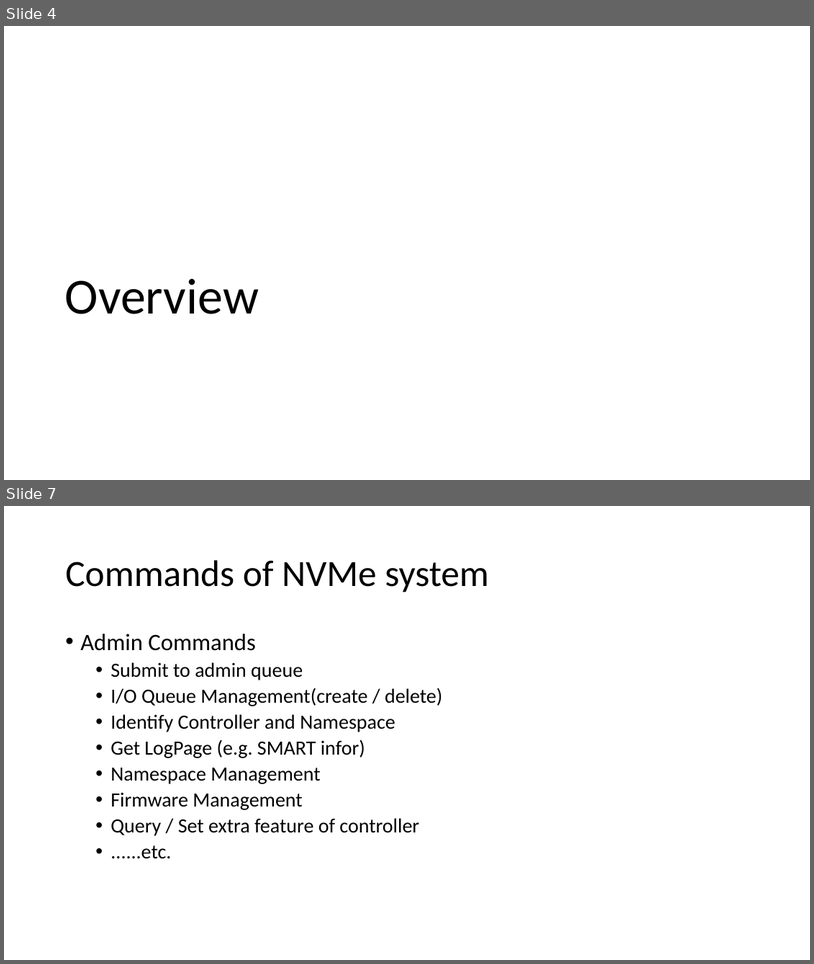
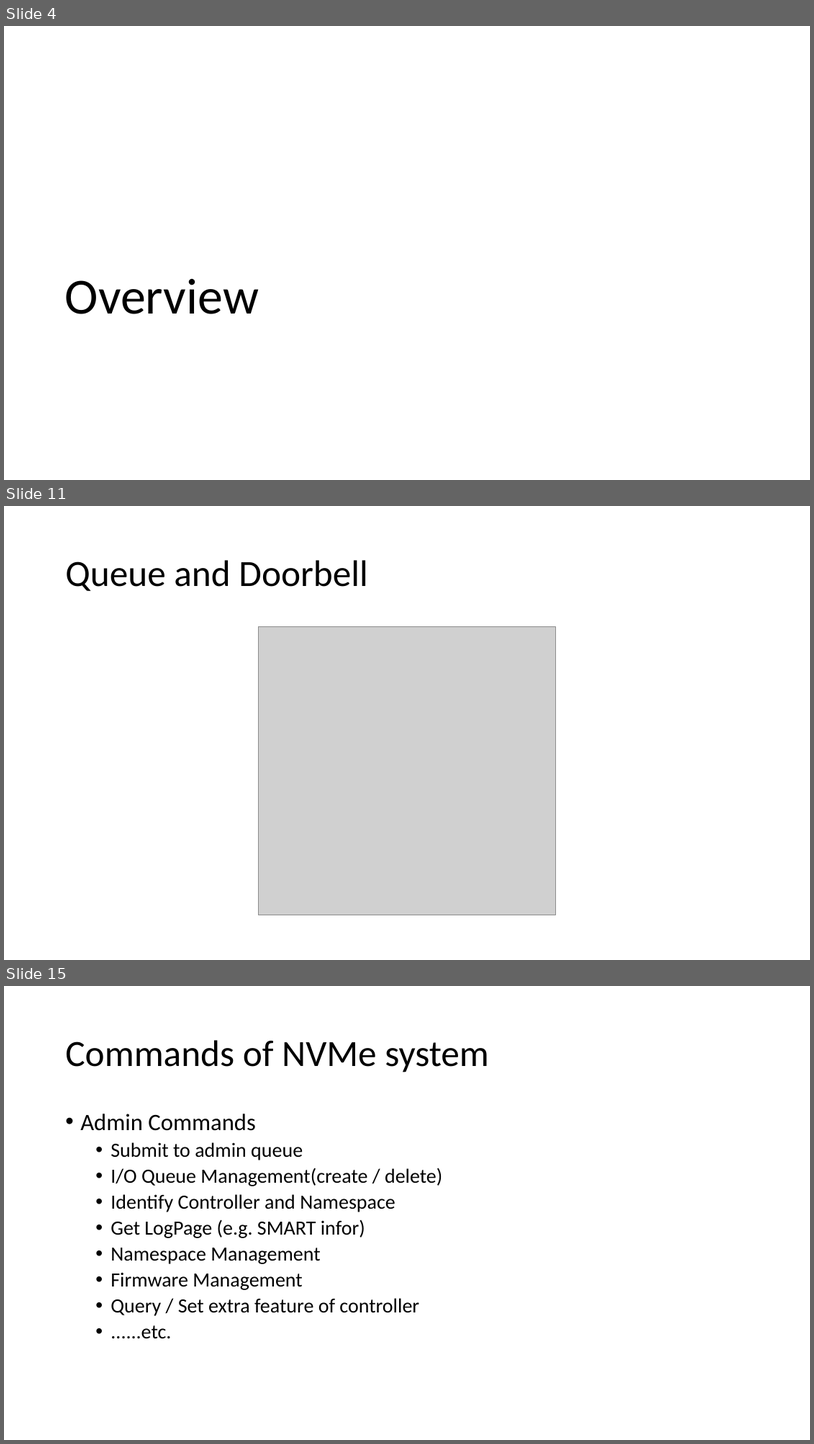
Before and after one commit to smokingpc/glendronach, a slide deck: doc/SPCNVMe_Introduction_and_Design.pptx. Shown one above the other, each under a label of ours: slides 4 and 7 before the commit, slides 4, 11 and 15 after it; the slides between them are not shown. The pictures are 814x964 and 814x1444 pixels, drawn with LibreOffice and Linux fonts; fonts in the diff are those of the drawing; grey boxes stand for pictures. Boxes give left, top, right and bottom in pixels: in the first picture for what was removed or moved away, otherwise in the second. Text is boxed around its words. In the diff, an @@ line names an element or a change of style, - is before the commit and + after.

```diff
--- a/doc/SPCNVMe_Introduction_and_Design.pptx
+++ b/doc/SPCNVMe_Introduction_and_Design.pptx
@@ slide 11 added at bbox=[4, 506, 810, 960], background #FFFFFF @@
@@ title added at bbox=[65, 560, 368, 591], 44 pt, text #000000 @@
+Queue and Doorbell
@@ picture added at bbox=[259, 627, 556, 915] @@
@@ what was slide 7 is now slide 15 @@
```
Also in this commit, not shown: 4 slides changed, 17 other slides added, 1 slide removed, 1 other file.
